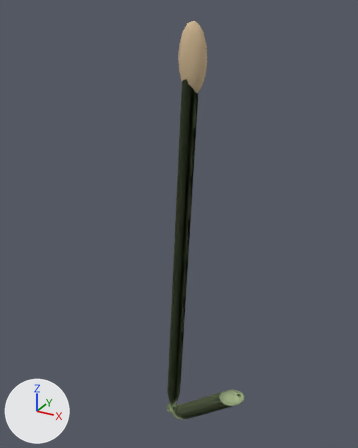
A saved change to the glTF model public/art/reed.glb.
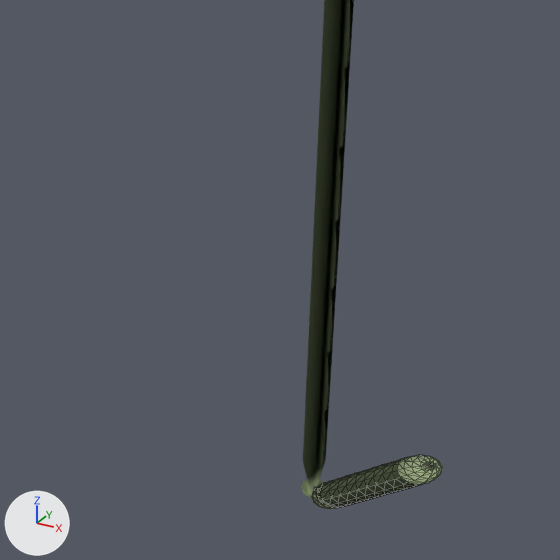
Each version appears first whole from a 50 mm lens placed at (0.335, -0.585, 0.658), pointed at (0.005, 0.014, 0.358), and next in a close-up on the part from 0% to 86% of the width and 31% to 100% of the height. Every picture has the same lights, and +X, +Y and +Z are marked at lower left. The first two pictures are the older version. The close-ups show mesh edges as thin lines. Where no turn or scale is listed for an object, it has been applied to the vertices.

Names of what the first close-up shows: 'leaf', 'stem'.
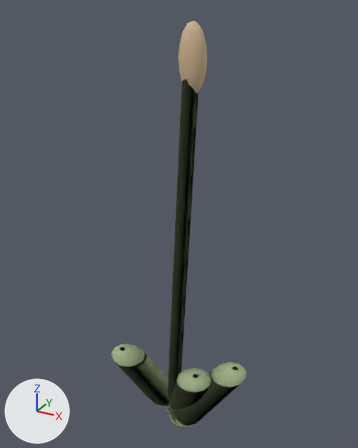
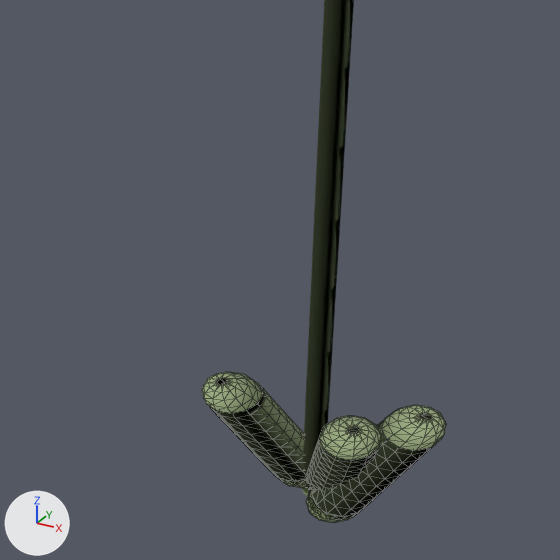
Pixel boxes [x1, y1, x2, y2] of what changed, in the close-ups (560 x 560 px):
'leaf1', added
    after: [202, 372, 309, 488]
'leaf0', added
    after: [306, 405, 446, 523]
'leaf2', added
    after: [305, 415, 382, 492]
'leaf', deleted
    before: [312, 455, 442, 509]

The edits, one by one:
Mesh me_mesh_4 is new.
It has 228 vertices, 432 faces and spans x -0.0124..0.0786, y -0.0466..0.0426, z 0.0002..0.1208.
It uses material mat_material_0 (greyish green #9cad81).
Mesh me_mesh_3 is new.
It has 228 vertices, 432 faces and spans x -0.1048..0.0055, y -0.0466..0.0426, z 0.0002..0.1208.
It uses material mat_material_0 (greyish green #9cad81).
Mesh me_mesh_2_1 is new.
It has 228 vertices, 432 faces and spans x 0.0008..0.1239, y -0.0338..0.0468, z 0.0002..0.1208.
It uses material mat_material_0 (greyish green #9cad81).
Object 'leaf' (ob_leaf) is deleted.
Object 'leaf2' (ob_leaf2) is new; it shows me_mesh_4.
Its location is (0.0, 0.0, 0.0).
Object 'leaf1' (ob_leaf1) is new; it shows me_mesh_3.
Its location is (0.0, 0.0, 0.0).
Object 'leaf0' (ob_leaf0) is new; it shows me_mesh_2_1.
Its location is (0.0, 0.0, 0.0).
